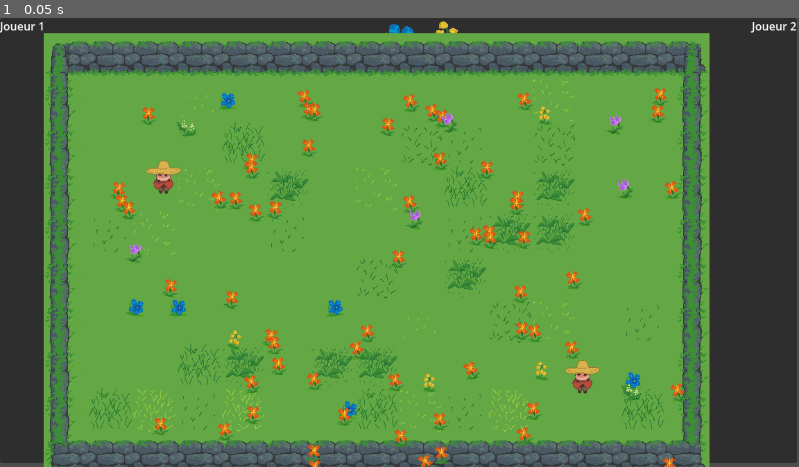
Above: before the commit, frame 1.
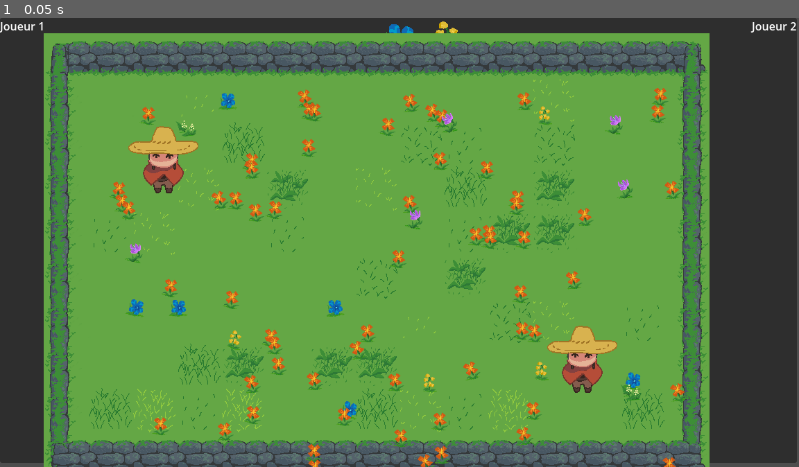
Above: after the commit, the same moment.

Repository: FablabMurat/2025GameJamCantal-1
Game: Godot game, scene res://root.tscn
The game is run twice, just before and just after one commit, with the same random seed, the same clock (stepped at 60 frames per second) and the same inputs.
Inputs:
- Up to frame 1 (0.05 s): no input

The runs differ from the first frame. In frame 1, 1.3% of the frame differs, in the area x 16-78%, y 24-84%.

Commit message:
Repositionnement zone de collision des murs Suppression du rescale des persos Ajout controles cueillir

Diff:
--- a/niveau.tscn
+++ b/niveau.tscn
@@ -125,10 +125,10 @@
 sources/1 = SubResource("TileSetAtlasSource_yc6gp")
 
 [sub_resource type="RectangleShape2D" id="RectangleShape2D_7c3re"]
-size = Vector2(868.5, 30)
+size = Vector2(928, 30)
 
 [sub_resource type="RectangleShape2D" id="RectangleShape2D_tiqlh"]
-size = Vector2(42, 553)
+size = Vector2(42, 582)
 
 [sub_resource type="RectangleShape2D" id="RectangleShape2D_h4iau"]
 size = Vector2(76, 563)
@@ -185,6 +185,7 @@
 tile_set = ExtResource("2_r4xy5")
 
 [node name="LayerMur" type="TileMapLayer" parent="TileMap"]
+y_sort_enabled = true
 tile_map_data = PackedByteArray("AAD/////AQABAAUAAAAAAP//AQACAAcAAAABAP//AQACAAUAAAACAP//AQACAAcAAAADAP//AQACAAcAAAAEAP …(656 unchanged characters)…
 tile_set = SubResource("TileSet_3chyh")
 
@@ -193,11 +194,11 @@
 [node name="Area2D" type="StaticBody2D" parent="."]
 
 [node name="CollisionShape2D" type="CollisionShape2D" parent="Area2D"]
-position = Vector2(434.75, -19)
+position = Vector2(405, -19)
 shape = SubResource("RectangleShape2D_7c3re")
 
 [node name="CollisionShape2D2" type="CollisionShape2D" parent="Area2D"]
-position = Vector2(-48, 276.5)
+position = Vector2(-48, 262)
 shape = SubResource("RectangleShape2D_tiqlh")
 
 [node name="CollisionShape2D3" type="CollisionShape2D" parent="Area2D"]
--- a/perso.gd
+++ b/perso.gd
@@ -30,11 +30,11 @@
 	bouger_bas = "move_down_%d" %  nperso
 
 	#$Sprite2D.texture = load("res://Ressources/Images/character_%02d_face.png" % np)
-	var rescale : float
-	rescale = 64.0 / 130 #130 = largeur png (ou c' est degueu)
-	scale.x = rescale
-	scale.y = rescale
-
+	#var rescale : float
+	#rescale = 64.0 / 130 #130 = largeur png (ou c' est degueu)
+	#scale.x = rescale
+	#scale.y = rescale
+	#
 	mission = _mission
 
 func fleurattrapee(fleur : Plante):
--- a/project.godot
+++ b/project.godot
@@ -57,3 +57,13 @@
 "events": [Object(InputEventKey,"resource_local_to_scene":false,"resource_name":"","device":-1,"window_id":0,"alt_press …(195 unchanged characters)…
 ]
 }
+cueillir_2={
+"deadzone": 0.5,
+"events": [Object(InputEventKey,"resource_local_to_scene":false,"resource_name":"","device":-1,"window_id":0,"alt_pressed":false,"shift_pressed":false,"ctrl_pressed":false,"meta_pressed":false,"pressed":false,"keycode":0,"physical_keycode":4194438,"key_label":0,"unicode":48,"location":0,"echo":false,"script":null)
+]
+}
+cueillir_1={
+"deadzone": 0.5,
+"events": [Object(InputEventKey,"resource_local_to_scene":false,"resource_name":"","device":-1,"window_id":0,"alt_pressed":false,"shift_pressed":false,"ctrl_pressed":false,"meta_pressed":false,"pressed":false,"keycode":0,"physical_keycode":32,"key_label":0,"unicode":32,"location":0,"echo":false,"script":null)
+]
+}
